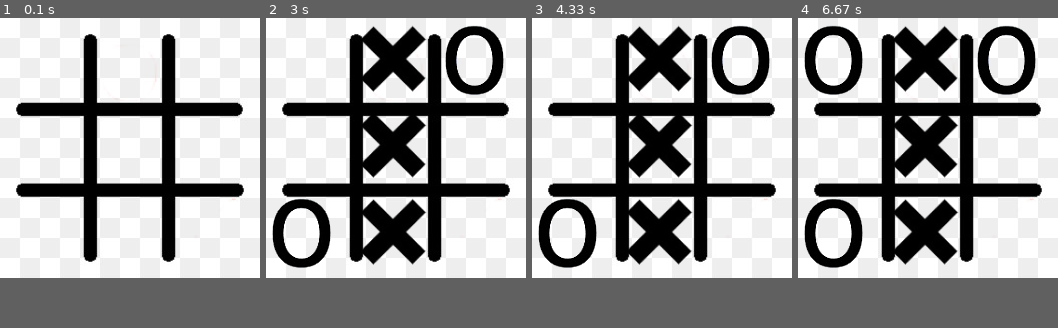
Above: before the commit, frames 1-4 (left to right).
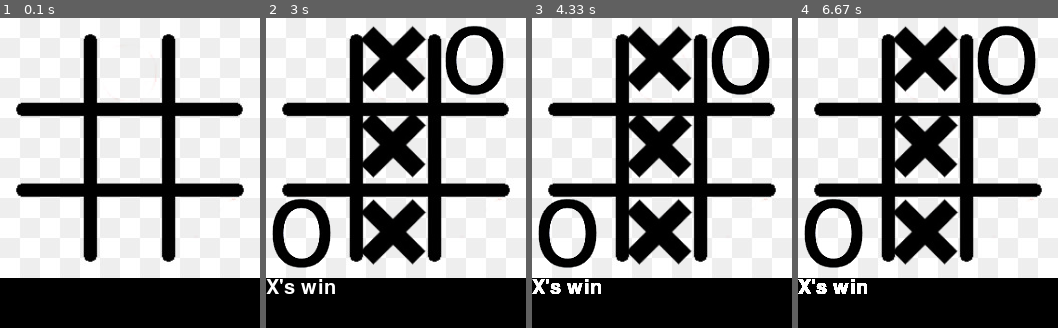
Above: after the commit, the same moments.

Repository: danipequelangos/Programming
Game: pygame game, started from Python/pygame/tictactoe.py
The game is run twice, just before and just after one commit, with the same random seed, the same clock (stepped at 60 frames per second) and the same inputs.
Inputs (mouse positions are in pixels of both pictures, inside the frame that each line leads up to):
- Up to frame 1 (0.1 s): no input
- Up to frame 2 (3 s): press the mouse at (310, 235) at 0.37 s; move the mouse to (349, 160) at 0.47 s; release the mouse at (385, 89) at 0.6 s; press the mouse at (310, 148) at 0.7 s; move the mouse to (307, 204) at 0.8 s; release the mouse at (305, 262) at 0.93 s; press the mouse at (484, 64) at 1.2 s; move the mouse to (461, 95) at 1.3 s; release the mouse at (437, 129) at 1.43 s; press the mouse at (484, 64) at 1.83 s; move the mouse to (474, 58) at 1.93 s; release the mouse at (463, 55) at 2.07 s; press the mouse at (310, 148) at 2.63 s; move the mouse to (351, 182) at 2.73 s; release the mouse at (393, 216) at 2.87 s
- Up to frame 3 (4.33 s): press the mouse at (576, 148) at 3.57 s; move the mouse to (571, 204) at 3.67 s; release the mouse at (563, 256) at 3.8 s; move the mouse to (576, 148) at 4.3 s
- Up to frame 4 (6.67 s): press the mouse at (842, 148) at 4.33 s; move the mouse to (878, 101) at 4.43 s; release the mouse at (915, 58) at 4.57 s; press the mouse at (842, 148) at 4.8 s; move the mouse to (847, 169) at 4.9 s; release the mouse at (855, 191) at 5.03 s; press the mouse at (842, 148) at 5.2 s; move the mouse to (928, 126) at 5.3 s; release the mouse at (1013, 101) at 5.43 s; press the mouse at (842, 148) at 5.57 s; move the mouse to (860, 197) at 5.67 s; release the mouse at (878, 250) at 5.8 s; press the mouse at (842, 148) at 5.9 s; move the mouse to (863, 210) at 6 s; release the mouse at (883, 272) at 6.13 s; press the mouse at (842, 148) at 6.23 s; move the mouse to (844, 117) at 6.33 s; release the mouse at (847, 86) at 6.47 s; press the mouse at (842, 148) at 6.57 s
The window is 260x260 before the commit and 260x310 after it. Grey fills any space a smaller window leaves; there, only what the larger window draws over its background counts as a difference.

The runs differ from the first frame. In frame 1, only the window size differs. In frame 2, 0.6% of the frame differs, in the area x 0-27%, y 84-90%; in frame 3, 0.6%; in frame 4, 3.0%, in the area x 0-27%, y 2-90%.

Commit message:
Update tictactoe.py

Diff:
--- a/Python/pygame/tictactoe.py
+++ b/Python/pygame/tictactoe.py
@@ -5,7 +5,7 @@
 	pygame.init()
 
 	# variable for the play cont
-	play = 0
+	play = 1
 	#Load all images
 	background = pygame.image.load("background.jpg")
 	backgroundSize = pygame.Surface.get_size(background)
@@ -15,13 +15,15 @@
 	OSize = pygame.Surface.get_size(O)
 
 	#Make the table coordinates as an array of Rects
-	table =[[0,0,0],[0,0,0],[0,0,0]]
+	coord =[[0,0,0],[0,0,0],[0,0,0]]
+	#Make the table of simbols empty
+	table =[[-1,-1,-1],[-1,-1,-1],[-1,-1,-1]]
 	for i in range(3):
 		for j in range(3):
-			table[i][j] = pygame.Rect((i*backgroundSize[0]/3)+5,(j*backgroundSize[1]/3)+5,(backgroundSize[0]/3)-5,(backgroundSize[1]/3)-5)
+			coord[i][j] = pygame.Rect(((int)(i*backgroundSize[0]/3))+5,((int)(j*backgroundSize[1]/3))+5,(int)(backgroundSize[0]/3)-5,(int)(backgroundSize[1]/3)-5)
 
 	#Make the window same size as the background image
-	screen = pygame.display.set_mode(backgroundSize)
+	screen = pygame.display.set_mode((backgroundSize[0],backgroundSize[1]+50))
 	#Put the background image
 	screen.blit(background, (0,0))
 	pygame.display.flip()
@@ -30,6 +32,8 @@
 	running = True
 	# variable for the simbol player
 	player = X
+	message = None
+	winner = None
     # main loop
 	while running:
         # event handling, gets all event from the event queue
@@ -39,22 +43,70 @@
                 # change the value to False, to exit the main loop
 				running = False
 			# control the click event
-			if event.type == pygame.MOUSEBUTTONUP and play < 9:
+			if event.type == pygame.MOUSEBUTTONUP and play < 10:
 				pos = pygame.mouse.get_pos()
 				# depending on where the click was blit the image in the correct position
 				for i in range(3):
 					for j in range(3):
-						if table[i][j].collidepoint(pos):
+						if coord[i][j].collidepoint(pos) and table[i][j] < 0:
 							play+=1
-							screen.blit(player, table[i][j])
+							screen.blit(player, coord[i][j])
 							pygame.display.flip()
-							# eliminate the coordinate where the X or O has been blited
-							table[i][j] = pygame.Rect(0,0,0,0)
-							# change the player after each click
+							# change the player after each click and put the simbol in the table
 							if player == X:
+								table[i][j] = 1
 								player = O
 							else:
+								table[i][j] = 0
 								player = X
+				if play > 5:
+					for i in range(3):
+						if table[i][i] >= 0:
+							if i == 0 and table[i+1][i] == table[i][i] and table[i+2][i] == table[i][i]:
+								play = 10
+								winner = table[i][i]
+								break
+							if i == 0 and table[i][i+1] == table[i][i] and table[i][i+2] == table[i][i]:
+								play = 10
+								winner = table[i][i]
+								break
+							if i == 0 and table[i+1][i+1] == table[i][i] and table[i+2][i+2] == table[i][i]:
+								play = 10
+								winner = table[i][i]
+								break
+
+							if i == 1 and table[i+1][i] == table[i][i] and table[i-1][i] == table[i][i]:
+								play = 10
+								winner = table[i][i]
+								break
+							if i == 1 and table[i][i+1] == table[i][i] and table[i][i-1] == table[i][i]:
+								play = 10
+								winner = table[i][i]
+								break
+
+							if i == 2 and table[i-1][i] == table[i][i] and table[i-2][i] == table[i][i]:
+								play = 10
+								winner = table[i][i]
+								break
+							if i == 2 and table[i][i-1] == table[i][i] and table[i][i-2] == table[i][i]:
+								play = 10
+								winner = table[i][i]
+								break
+							else:
+								winner = -1
+			if play > 9:
+				if winner == 0:
+					message = "O's win"
+				if winner == 1:
+					message = "X's win"
+				else:
+					message = "Draw"
+				font = pygame.font.Font(None, 30)
+				text = font.render(message, 1, (255, 255, 255))
+				screen.blit(text,(0,backgroundSize[1]))
+				pygame.display.flip()
+
+
 
 if __name__=="__main__":
     # call the main function
